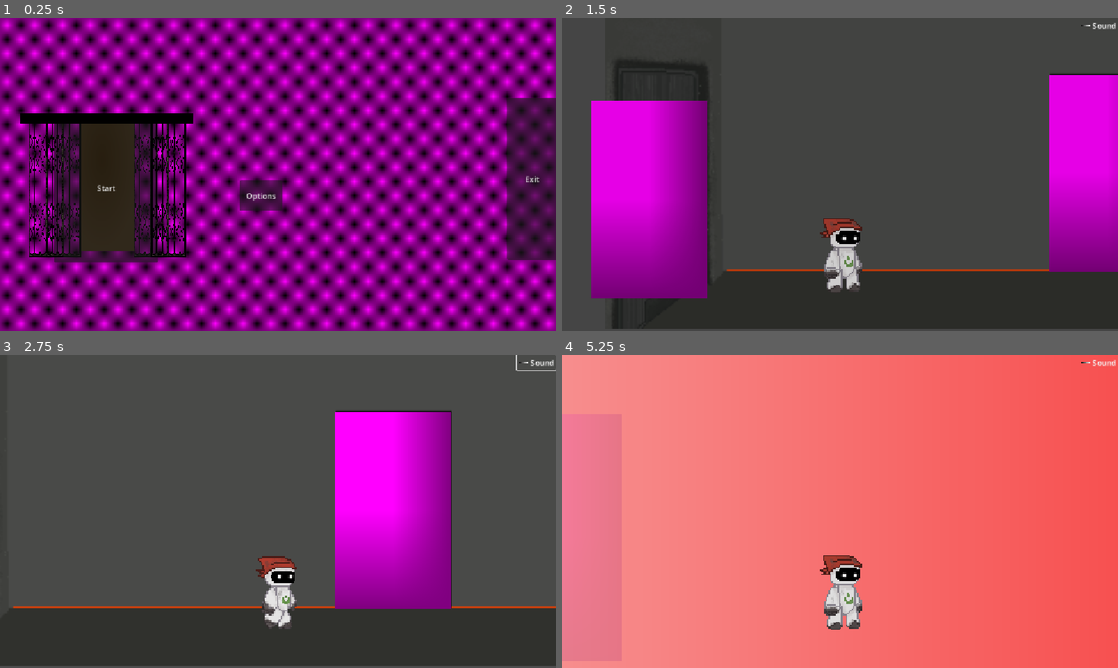
Above: before the commit, frames 1-4 (two rows, left to right).
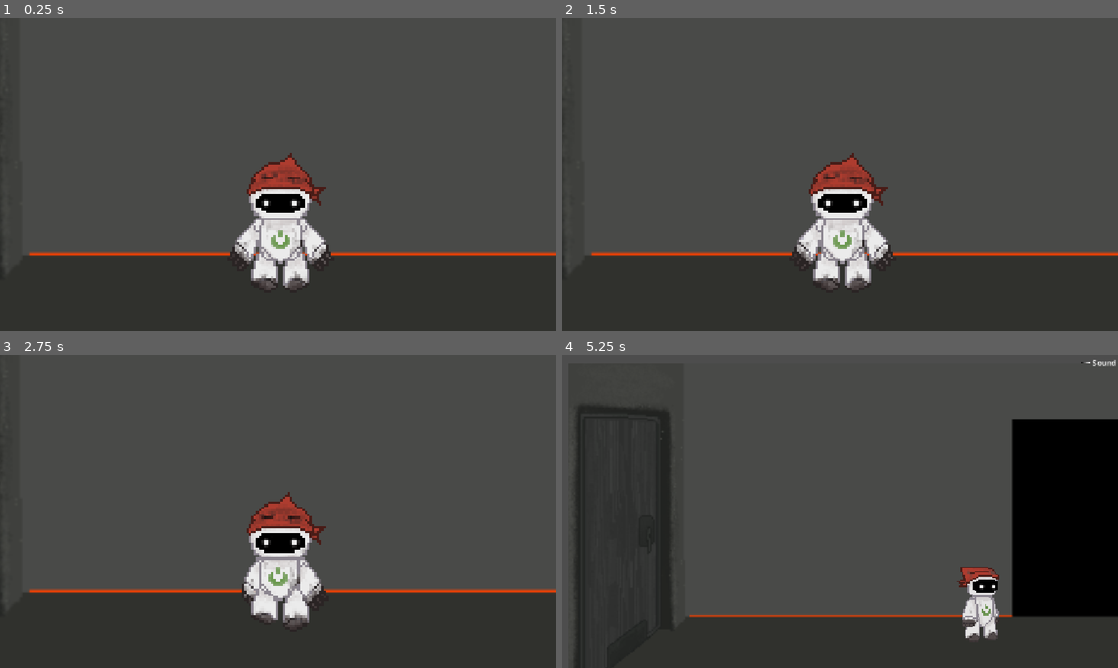
Above: after the commit, the same moments.

Repository: hruboson/R0B1E
Game: Godot game, scene res://scenes/intro/intro.tscn
Same seed, same stepped clock (60 frames per second), same inputs: the game is played once before the commit and once after it. Before the commit the project starts from res://scenes/main_menu/main_menu.tscn.
Inputs (mouse positions are in pixels of both pictures, inside the frame that each line leads up to):
- Up to frame 1 (0.25 s): no input
- Up to frame 2 (1.5 s): click (667, 187) at 0.5 s, where only the run before the commit has a clickable "Start"; click (1095, 24) at 1.25 s, where only the run before the commit has a clickable "Sound"
- Up to frame 3 (2.75 s): hold Right (right) from 2.03 s (still down); hold E (interact) from 2.03 s (still down)
- Up to frame 4 (5.25 s): release E (interact) at 2.78 s; tap E (interact) at 2.85, 4.35 s; release Right (right) at 3.53 s; hold A (left) 3.53-4.28 s; hold E (interact) 3.53-4.28 s; hold Right (right) 4.28-5 s; click "Sound" at 5 s

The runs differ from the first frame. In frame 1, 100% of the frame differs, in the area x 0-100%, y 0-100%; in frame 2, 29%; in frame 3, 22%; in frame 4, 100%.

Commit message:
feat(intro): basics

Diff:
--- a/nodes/actors/elevator/elevator.gd
+++ b/nodes/actors/elevator/elevator.gd
@@ -2,6 +2,7 @@
 
 ########## EXPORTS ###########
 @export var leads_to: PackedScene
+@export var is_closed: bool = false
 
 ########## NODES ###########
 @onready var audio: AudioStreamPlayer2D = $AudioStreamPlayer2D
@@ -11,15 +12,41 @@
 ###########################
 var player_inside: bool = false
 
+const len_from_center_back: int = 50
+const len_from_center_front: int = 80
+
 func _ready() -> void:
-	pass # Replace with function body.
+	if is_closed:
+		$LeftBackDoor.position.x += len_from_center_back
+		$RightBackDoor.position.x -= len_from_center_back
+		$LeftFrontDoor.position.x += len_from_center_front
+		$RightFrontDoor.position.x -= len_from_center_front
 
 func _process(delta):
 	if player_inside and Input.is_action_just_pressed("interact"):
 		close_doors(leads_to)
 
 func open_doors() -> void:
-	pass
+	var tween_front = get_tree().create_tween()
+	tween_front.tween_property($LeftFrontDoor, "position:x", $LeftFrontDoor.position.x - len_from_center_front, 2.5) # object, property, value, time
+	tween_front.parallel().tween_property($RightFrontDoor, "position:x", $RightFrontDoor.position.x + len_from_center_front, 2.5)
+
+	await get_tree().create_timer(0.5).timeout
+
+	var tween_back = get_tree().create_tween()
+	tween_back.tween_property($RightBackDoor, "position:x", $RightBackDoor.position.x + len_from_center_back, 2.5)
+	tween_back.parallel().tween_property($LeftBackDoor, "position:x", $LeftBackDoor.position.x - len_from_center_back, 2.5)
+
+	await tween_back.finished
+	await get_tree().create_timer(.5).timeout
+
+	var tween_elevator = get_tree().create_tween()
+	tween_elevator.tween_property($BG, "position:y", $BG.position.y - 500, 7.0)
+	tween_elevator.parallel().tween_property($RightBackDoor, "position:y", $RightBackDoor.position.y - 500, 7.0)
+	tween_elevator.parallel().tween_property($LeftBackDoor, "position:y", $LeftBackDoor.position.y - 500, 7.0)
+
+	await get_tree().create_timer(7.0).timeout
+	audio.stop()
 
 #####
 # @func close_doors
@@ -37,14 +64,14 @@
 	await get_tree().create_timer(.5).timeout
 
 	var tween_front = get_tree().create_tween()
-	tween_front.tween_property($LeftFrontDoor, "position:x", $LeftFrontDoor.position.x + 80, 2.5) # object, property, value, time
-	tween_front.parallel().tween_property($RightFrontDoor, "position:x", $RightFrontDoor.position.x - 80, 2.5)
+	tween_front.tween_property($LeftFrontDoor, "position:x", $LeftFrontDoor.position.x + len_from_center_front, 2.5) # object, property, value, time
+	tween_front.parallel().tween_property($RightFrontDoor, "position:x", $RightFrontDoor.position.x - len_from_center_front, 2.5)
 
 	await get_tree().create_timer(0.5).timeout
 
 	var tween_back = get_tree().create_tween()
-	tween_back.tween_property($RightBackDoor, "position:x", $RightBackDoor.position.x - 50, 2.5)
-	tween_back.parallel().tween_property($LeftBackDoor, "position:x", $LeftBackDoor.position.x + 50, 2.5)
+	tween_back.tween_property($RightBackDoor, "position:x", $RightBackDoor.position.x - len_from_center_back, 2.5)
+	tween_back.parallel().tween_property($LeftBackDoor, "position:x", $LeftBackDoor.position.x + len_from_center_back, 2.5)
 
 	await tween_back.finished
 	await get_tree().create_timer(.5).timeout
--- a/nodes/actors/elevator/elevator.tscn
+++ b/nodes/actors/elevator/elevator.tscn
@@ -23,6 +23,7 @@
 gradient = SubResource("Gradient_8c7y2")
 
 [node name="Elevator" type="Area2D" unique_id=1698083802]
+scale = Vector2(0.72000045, 0.72000045)
 script = ExtResource("1_6lkcx")
 
 [node name="CollisionShape2D" type="CollisionShape2D" parent="." unique_id=1237220481]
--- a/nodes/actors/robot/robot.tscn
+++ b/nodes/actors/robot/robot.tscn
@@ -198,6 +198,7 @@
 position = Vector2(-2, -58)
 scale = Vector2(4.0197024, -378.68054)
 zoom = Vector2(3, 3)
+position_smoothing_enabled = true
 
 [node name="AnimatedSprite" type="AnimatedSprite2D" parent="." unique_id=1732482102]
 texture_filter = 1
--- a/project.godot
+++ b/project.godot
@@ -11,7 +11,7 @@
 [application]
 
 config/name="Karavana"
-run/main_scene="uid://bjvk15f836be8"
+run/main_scene="uid://dvvpiqjsmtl0n"
 config/features=PackedStringArray("4.6", "GL Compatibility")
 config/icon="res://icon.svg"
 
--- /dev/null
+++ b/scenes/intro/intro.gd
@@ -0,0 +1,68 @@
+extends Node2D
+
+@export var robot_scene: PackedScene # the controllable Robot
+
+@onready var dummy_robot: Node2D = $DummyRobot  # the robot that plays the wake-up animation
+@onready var anim_player: AnimatedSprite2D = $DummyRobot/Animation2D
+@onready var scene_camera: Camera2D = $Camera2D
+
+var robot_spawned: bool = false
+
+func _ready() -> void:
+	pass # Replace with function body.
+
+func _process(delta: float) -> void:
+	if robot_spawned:
+		return
+
+	if Input.is_action_pressed("interact") or Input.is_action_pressed("left") or Input.is_action_pressed("right"):
+		set_process(false)
+		await play_dummy_animation()
+		await spawn_controllable_robot()
+		robot_spawned = true
+
+	# --check for input until possible key is pressed
+	# --wake up robot (sitting in corner) -> animation
+	# --level starts on wake up
+	# on first level symbols on doors (E)
+
+func play_dummy_animation() -> void:
+	#var tween = get_tree().create_tween()
+	#tween.tween_property($DummyRobot, "brightness", 0, 4)
+	anim_player.play("default")
+	await anim_player.animation_finished
+
+func spawn_controllable_robot() -> void:
+	# TODO fix the "jump" at the end
+	var robot_instance = robot_scene.instantiate() as CharacterBody2D
+
+	robot_instance.global_position = anim_player.global_position
+	get_parent().add_child(robot_instance)
+
+	dummy_robot.queue_free()
+
+	var robot_camera: Camera2D = robot_instance.get_node("Camera2D")
+	var target_zoom: Vector2 = robot_camera.zoom
+	var target_position: Vector2 = robot_camera.global_position
+	var target_offset = robot_camera.offset
+
+	scene_camera.set_position_smoothing_enabled(false)
+	robot_camera.enabled = false
+	robot_camera.set_position_smoothing_enabled(false)
+
+	var tween = get_tree().create_tween()
+	tween.set_parallel(true)
+	tween.set_trans(Tween.TRANS_CUBIC)
+	tween.set_ease(Tween.EASE_IN_OUT)
+
+	tween.tween_property(scene_camera, "global_position", target_position, 2.5)
+	tween.tween_property(scene_camera, "zoom", target_zoom, 2.5)
+	tween.tween_property(scene_camera, "offset", target_offset, 2.5)
+
+	await tween.finished
+
+	scene_camera.global_position = robot_camera.global_position
+	scene_camera.offset = robot_camera.offset
+
+	robot_camera.enabled = true
+	scene_camera.queue_free()
--- /dev/null
+++ b/scenes/intro/intro.tscn
@@ -0,0 +1,275 @@
+[gd_scene format=3 uid="uid://dvvpiqjsmtl0n"]
+
+[ext_resource type="Script" uid="uid://75uylpgt3iwv" path="res://scenes/intro/intro.gd" id="1_qeukb"]
+[ext_resource type="Texture2D" uid="uid://dt5rgh0tcm8jb" path="res://assets/robot/walk_forward/front1.png" id="2_ir5dn"]
+[ext_resource type="Script" uid="uid://cb05fmubw5qc2" path="res://nodes/actors/robot/robot.gd" id="2_qwu4n"]
+[ext_resource type="Texture2D" uid="uid://buu66mkyhjmmo" path="res://assets/robot/walk_forward/front2.png" id="3_1rrv8"]
+[ext_resource type="AudioStream" uid="uid://omg1d3wr7mji" path="res://audio/robot/walk.mp3" id="3_4uilh"]
+[ext_resource type="Texture2D" uid="uid://byndodebamgla" path="res://assets/robot/walk_forward/front3.png" id="4_8yty6"]
+[ext_resource type="Texture2D" uid="uid://yelqvhc6wa73" path="res://assets/robot/idle_left/idle_left_1.png" id="4_ana14"]
+[ext_resource type="Texture2D" uid="uid://beiipjlghxny7" path="res://assets/robot/walk_forward/front4.png" id="5_exgwc"]
+[ext_resource type="Texture2D" uid="uid://lkbqijaiw6mo" path="res://assets/robot/idle_left/idle_left_2.png" id="5_m56ce"]
+[ext_resource type="PackedScene" uid="uid://dcqb5a21u54oh" path="res://nodes/actors/elevator/elevator.tscn" id="6_8yty6"]
+[ext_resource type="Texture2D" uid="uid://diysujk7gog0r" path="res://assets/robot/idle_right/idle_right_1.png" id="6_gvbtx"]
+[ext_resource type="Texture2D" uid="uid://c1u7qw04nde7p" path="res://assets/robot/idle_right/idle_right_2.png" id="7_rx8h1"]
+[ext_resource type="Texture2D" uid="uid://c5sd6pf6gucr6" path="res://assets/robot/walk_back/back1.png" id="12_o8w3o"]
+[ext_resource type="Texture2D" uid="uid://dw1usykgflk4h" path="res://assets/robot/walk_back/back2.png" id="13_6or84"]
+[ext_resource type="Texture2D" uid="uid://e8b6nnskjryv" path="res://assets/robot/walk_back/back3.png" id="14_gf7x0"]
+[ext_resource type="Texture2D" uid="uid://dyy67qxawo3c0" path="res://assets/robot/walk_back/back4.png" id="15_j6p2c"]
+[ext_resource type="Texture2D" uid="uid://dgx8rxgmfs27u" path="res://assets/robot/walk_left/walk_left_1.png" id="16_opidu"]
+[ext_resource type="Texture2D" uid="uid://5tnxu8nss7v3" path="res://assets/robot/walk_left/walk_left_2.png" id="17_32s1t"]
+[ext_resource type="Texture2D" uid="uid://ctr30m75mtcqy" path="res://assets/robot/walk_left/walk_left_3.png" id="18_bsd2m"]
+[ext_resource type="Texture2D" uid="uid://b25ntj3avn5kv" path="res://assets/robot/walk_left/walk_left_4.png" id="19_2lh7s"]
+[ext_resource type="Texture2D" uid="uid://ba7b0w0vysy0b" path="res://assets/robot/walk_right/walk1.png" id="20_p068v"]
+[ext_resource type="Texture2D" uid="uid://b8d7gigkr2a7e" path="res://assets/robot/walk_right/walk2.png" id="21_k0f2l"]
+[ext_resource type="Texture2D" uid="uid://civwqqoccpqhj" path="res://assets/robot/walk_right/walk3.png" id="22_7gps0"]
+[ext_resource type="Texture2D" uid="uid://6gx0ckcyqg41" path="res://assets/robot/walk_right/walk4.png" id="23_gpn0k"]
+[ext_resource type="Texture2D" uid="uid://vpll5fc0024o" path="res://assets/hallway/hallway.png" id="24_qwu4n"]
+[ext_resource type="PackedScene" uid="uid://cmsjbwrfeweag" path="res://scenes/levels/level_1/level_1.tscn" id="26_4uilh"]
+
+[sub_resource type="RectangleShape2D" id="RectangleShape2D_02wwk"]
+size = Vector2(89.02239, 77.9035)
+
+[sub_resource type="SpriteFrames" id="SpriteFrames_im0kw"]
+animations = [{
+"frames": [{
+"duration": 2.0,
+"texture": ExtResource("4_ana14")
+}, {
+"duration": 2.0,
+"texture": ExtResource("5_m56ce")
+}],
+"loop": true,
+"name": &"idle_left",
+"speed": 5.0
+}, {
+"frames": [{
+"duration": 2.0,
+"texture": ExtResource("6_gvbtx")
+}, {
+"duration": 2.0,
+"texture": ExtResource("7_rx8h1")
+}],
+"loop": true,
+"name": &"idle_right",
+"speed": 5.0
+}, {
+"frames": [],
+"loop": true,
+"name": &"interact",
+"speed": 5.0
+}, {
+"frames": [{
+"duration": 1.0,
+"texture": ExtResource("2_ir5dn")
+}, {
+"duration": 1.0,
+"texture": ExtResource("3_1rrv8")
+}, {
+"duration": 1.0,
+"texture": ExtResource("4_8yty6")
+}, {
+"duration": 1.0,
+"texture": ExtResource("5_exgwc")
+}],
+"loop": true,
+"name": &"walk_forward",
+"speed": 5.0
+}, {
+"frames": [{
+"duration": 1.0,
+"texture": ExtResource("12_o8w3o")
+}, {
+"duration": 1.0,
+"texture": ExtResource("13_6or84")
+}, {
+"duration": 1.0,
+"texture": ExtResource("14_gf7x0")
+}, {
+"duration": 1.0,
+"texture": ExtResource("15_j6p2c")
+}],
+"loop": true,
+"name": &"walk_in",
+"speed": 5.0
+}, {
+"frames": [{
+"duration": 1.0,
+"texture": ExtResource("16_opidu")
+}, {
+"duration": 1.0,
+"texture": ExtResource("17_32s1t")
+}, {
+"duration": 1.0,
+"texture": ExtResource("18_bsd2m")
+}, {
+"duration": 1.0,
+"texture": ExtResource("19_2lh7s")
+}],
+"loop": true,
+"name": &"walk_left",
+"speed": 5.0
+}, {
+"frames": [{
+"duration": 1.0,
+"texture": ExtResource("20_p068v")
+}, {
+"duration": 1.0,
+"texture": ExtResource("21_k0f2l")
+}, {
+"duration": 1.0,
+"texture": ExtResource("22_7gps0")
+}, {
+"duration": 1.0,
+"texture": ExtResource("23_gpn0k")
+}],
+"loop": true,
+"name": &"walk_right",
+"speed": 5.0
+}]
+
+[sub_resource type="AudioStream" id="AudioStream_83y4m"]
+
+[sub_resource type="Animation" id="Animation_7an7b"]
+length = 0.001
+tracks/0/type = "value"
+tracks/0/imported = false
+tracks/0/enabled = true
+tracks/0/path = NodePath("CanvasLayer/FadeRect:color")
+tracks/0/interp = 1
+tracks/0/loop_wrap = true
+tracks/0/keys = {
+"times": PackedFloat32Array(0),
+"transitions": PackedFloat32Array(1),
+"update": 0,
+"values": [Color(0, 0, 0, 1)]
+}
+
+[sub_resource type="Animation" id="Animation_t36he"]
+resource_name = "fade_in"
+tracks/0/type = "value"
+tracks/0/imported = false
+tracks/0/enabled = true
+tracks/0/path = NodePath("CanvasLayer/FadeRect:color")
+tracks/0/interp = 1
+tracks/0/loop_wrap = true
+tracks/0/keys = {
+"times": PackedFloat32Array(0, 1),
+"transitions": PackedFloat32Array(1, 1),
+"update": 0,
+"values": [Color(0, 0, 0, 0), Color(0, 0, 0, 1)]
+}
+
+[sub_resource type="Animation" id="Animation_0y5s3"]
+resource_name = "fade_out"
+tracks/0/type = "value"
+tracks/0/imported = false
+tracks/0/enabled = true
+tracks/0/path = NodePath("CanvasLayer/FadeRect:color")
+tracks/0/interp = 1
+tracks/0/loop_wrap = true
+tracks/0/keys = {
+"times": PackedFloat32Array(0, 1),
+"transitions": PackedFloat32Array(1, 1),
+"update": 0,
+"values": [Color(0, 0, 0, 1), Color(0, 0, 0, 0)]
+}
+
+[sub_resource type="AnimationLibrary" id="AnimationLibrary_0y5s3"]
+_data = {
+&"RESET": SubResource("Animation_7an7b"),
+&"fade_in": SubResource("Animation_t36he"),
+&"fade_out": SubResource("Animation_0y5s3")
+}
+
+[sub_resource type="Gradient" id="Gradient_u01i4"]
+
+[sub_resource type="GradientTexture1D" id="GradientTexture1D_b7ats"]
+gradient = SubResource("Gradient_u01i4")
+width = 20
+
+[sub_resource type="PackedScene" id="PackedScene_pgosf"]
+_bundled = {
+"conn_count": 0,
+"conns": PackedInt32Array(),
+"editable_instances": [],
+"id_paths": [PackedInt32Array(), PackedInt32Array(), PackedInt32Array(), PackedInt32Array(), PackedInt32Array(), PackedInt32Array(), PackedInt32Array(), PackedInt32Array(), PackedInt32Array()],
+"names": PackedStringArray("Robot", "CharacterBody2D", "player", "floor_constant_speed", "script", "walk_sound", "CollisionShape2D", "CollisionShape2D", "position", "scale", "shape", "Camera2D", "Camera2D", "position", "scale", "zoom", "AnimatedSprite", "AnimatedSprite2D", "texture_filter", "texture_repeat", "position", "sprite_frames", "animation", "AudioStreamPlayer2D", "AudioStreamPlayer2D", "position", "stream", "pitch_scale", "bus", "CanvasLayer", "CanvasLayer", "FadeRect", "ColorRect", "visible", "anchors_preset", "anchor_right", "anchor_bottom", "offset_left", "offset_right", "grow_horizontal", "grow_vertical", "color", "FadeAnim", "AnimationPlayer", "root_node", "libraries/", "HBoxContainer", "HBoxContainer", "anchors_preset", "anchor_left", "anchor_right", "offset_left", "offset_bottom", "grow_horizontal", "Button", "Button", "layout_mode", "text", "icon", "flat"),
+"node_count": 10,
+"node_ids": PackedInt32Array(2042197399, 882163359, 2028687310, 1732482102, 1857384157, 1327289935, 1727608487, 8380251, 2057537116, 130474000),
+"node_paths": [NodePath("."), NodePath("."), NodePath("."), NodePath("."), NodePath("."), NodePath("./CanvasLayer"), NodePath("./CanvasLayer/FadeRect"), NodePath("./CanvasLayer"), NodePath("./CanvasLayer/HBoxContainer")],
+"nodes": PackedInt32Array(-1, -1, 1, 0, -1, 3, 3, 0, 4, 1, 5, 2, 1, 2, 1073741824, 0, 7, 6, -1, 3, 8, 3, 9, 4, 10, 5, 0, 1073741825, 0, 12, 11, -1, 3, 13, 6, 14, 7, 15, 8, 0, 1073741826, 0, 17, 16, -1, 5, 18, 9, 19, 10, 20, 11, 21, 12, 22, 13, 0, 1073741827, 0, 24, 23, -1, 4, 25, 14, 26, 15, 27, 16, 28, 17, 0, 1073741828, 0, 30, 29, -1, 0, 0, 1073741829, 0, 32, 31, -1, 9, 33, 18, 34, 19, 35, 20, 36, 21, 37, 22, 38, 23, 39, 24, 40, 25, 41, 26, 0, 1073741830, 0, 43, 42, -1, 2, 44, 27, 45, 28, 0, 1073741831, 0, 47, 46, -1, 6, 48, 29, 49, 30, 50, 31, 51, 32, 52, 33, 53, 34, 0, 1073741832, 0, 55, 54, -1, 4, 56, 35, 57, 36, 58, 37, 59, 38, 0),
+"variants": [true, ExtResource("2_qwu4n"), ExtResource("3_4uilh"), Vector2(-2.499999, -4.5), Vector2(0.5279571, 0.7573472), SubResource("RectangleShape2D_02wwk"), Vector2(-2, -58), Vector2(4.0197024, -378.68054), Vector2(3, 3), 1, 1, Vector2(0, -7), SubResource("SpriteFrames_im0kw"), &"walk_forward", Vector2(0, -7), SubResource("AudioStream_83y4m"), 0.7, &"SFX", false, 15, 1.0, 1.0, 1.0, 1.0, 2, 2, Color(0, 0, 0, 1), NodePath("../../.."), SubResource("AnimationLibrary_0y5s3"), 1, 1.0, 1.0, -19.0, 31.0, 0, 2, "Sound", SubResource("GradientTexture1D_b7ats"), true],
+"version": 3
+}
+
+[sub_resource type="WorldBoundaryShape2D" id="WorldBoundaryShape2D_abt3p"]
+distance = 1.0
+
+[sub_resource type="WorldBoundaryShape2D" id="WorldBoundaryShape2D_qwu4n"]
+distance = 295.0
+
+[sub_resource type="SpriteFrames" id="SpriteFrames_xk0cr"]
+animations = [{
+"frames": [{
+"duration": 1.0,
+"texture": ExtResource("2_ir5dn")
+}, {
+"duration": 1.0,
+"texture": ExtResource("3_1rrv8")
+}, {
+"duration": 1.0,
+"texture": ExtResource("4_8yty6")
+}, {
+"duration": 1.0,
+"texture": ExtResource("5_exgwc")
+}],
+"loop": false,
+"name": &"default",
+"speed": 5.0
+}]
+
+[node name="Intro" type="Node2D" unique_id=1952824044]
+script = ExtResource("1_qeukb")
+robot_scene = SubResource("PackedScene_pgosf")
+
+[node name="BG" type="Sprite2D" parent="." unique_id=1731893187]
+position = Vector2(1087, 504)
+texture = ExtResource("24_qwu4n")
+
+[node name="WorldBorder" type="StaticBody2D" parent="." unique_id=493420509]
+position = Vector2(-259, -77)
+
+[node name="CollisionShape2D" type="CollisionShape2D" parent="WorldBorder" unique_id=1378769372]
+position = Vector2(483, 668)
+shape = SubResource("WorldBoundaryShape2D_abt3p")
+
+[node name="CollisionShape2DLeft" type="CollisionShape2D" parent="WorldBorder" unique_id=1028604202]
+position = Vector2(0, 599)
+rotation = 1.5707964
+shape = SubResource("WorldBoundaryShape2D_qwu4n")
+
+[node name="CollisionShape2DRight" type="CollisionShape2D" parent="WorldBorder" unique_id=1913932725]
+position = Vector2(2694, 593)
+rotation = -1.5707964
+shape = SubResource("WorldBoundaryShape2D_qwu4n")
+
+[node name="DummyRobot" type="Node2D" parent="." unique_id=1705836648]
+
+[node name="Animation2D" type="AnimatedSprite2D" parent="DummyRobot" unique_id=285366064]
+texture_filter = 1
+position = Vector2(173, 557)
+sprite_frames = SubResource("SpriteFrames_xk0cr")
+
+[node name="Zwoom" type="AudioStreamPlayer2D" parent="DummyRobot" unique_id=1928092916]
+position = Vector2(172, 555)
+
+[node name="Elevator" parent="." unique_id=1698083802 instance=ExtResource("6_8yty6")]
+position = Vector2(1842.9999, 502.00003)
+leads_to = ExtResource("26_4uilh")
+is_closed = true
+
+[node name="Camera2D" type="Camera2D" parent="." unique_id=173830378]
+position = Vector2(170, 538)
+zoom = Vector2(5, 5)
+position_smoothing_enabled = true
Not shown, added: scenes/intro/intro.gd.uid
